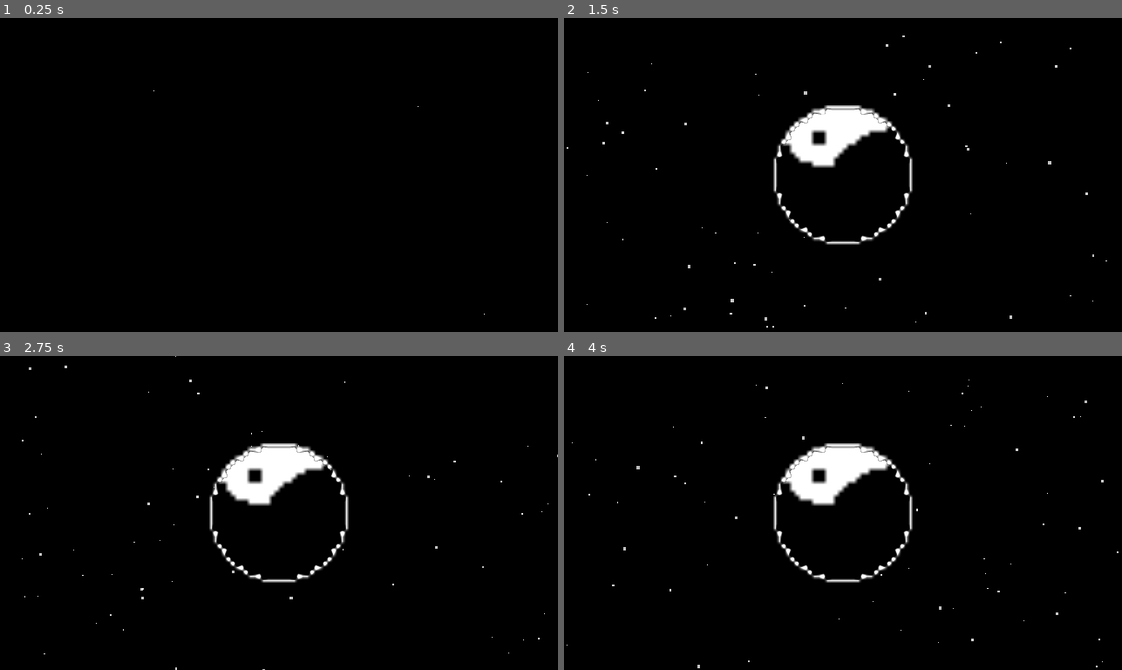
Above: before the commit, frames 1-4 (two rows, left to right).
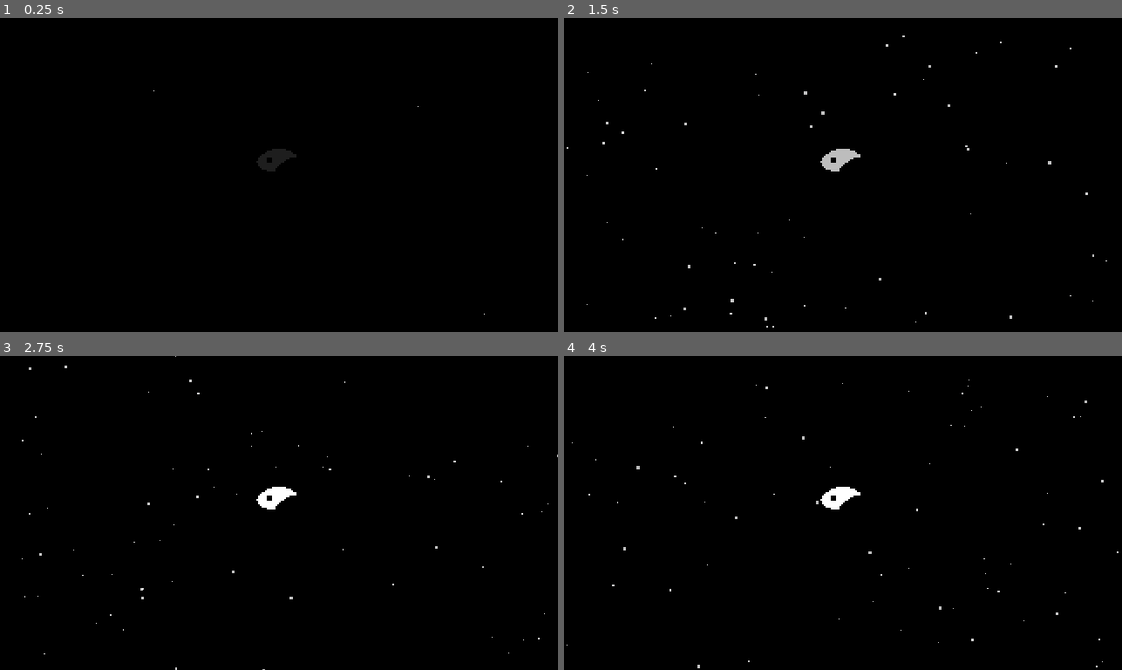
Above: after the commit, the same moments.

Repository: A-Tale-of-3-Souls/ATO3S
Game: Godot game, scene res://scenes/bootscreen.tscn
Two runs of this game, one before a commit and one after it. Both use one fixed random seed, a clock stepped at 60 frames per second and the inputs below.
Inputs:
- Up to frame 1 (0.25 s): no input
- Up to frame 2 (1.5 s): no input
- Up to frame 3 (2.75 s): no input
- Up to frame 4 (4 s): no input

The runs differ from the first frame. In frame 1, 0.3% of the frame differs, in the area x 45-54%, y 41-49%; in frame 2, 3.3%, in the area x 37-63%, y 27-73%; in frame 3, 3.2%; in frame 4, 3.3%.

Commit message:
Bootscreen, animation, logo scaling and centering

Diff:
--- a/ato3s/Scripts/GUI/bootscreen.gd
+++ b/ato3s/Scripts/GUI/bootscreen.gd
@@ -3,7 +3,7 @@
 var main_menu_scene = preload("res://scenes/main_menu.tscn")
 
 @onready var particles = $CPUParticles2D
-@onready var logo = $TextureRect
+@onready var logo = $Sprite2D
 
 @export var gravity = 100
 
@@ -29,8 +29,11 @@
 	_center_logo(window_size)
 
 func _center_logo(window_size) -> void:
-	var logo_size = logo.texture.get_size()
-	var logo_scale = logo.scale.x
+	#var logo_size = logo.texture.get_size()
+	#var logo_scale = logo.scale.x
 
 	# Imposta la posizione del logo in modo che sia centrato
-	logo.position = Vector2((window_size.x - logo_size.x * logo_scale) / 2, (window_size.y - logo_size.y*logo_scale) / 2)
+	#logo.position = Vector2((window_size.x - logo_size.x * logo_scale) / 2, (window_size.y - logo_size.y*logo_scale) / 2)
+	logo.position = Vector2(window_size.x / 2, window_size.y / 2)
+	logo.scale.x = window_size.x * 2 /640
+	logo.scale.y = window_size.x * 2 / 640
--- a/ato3s/Scripts/Global/SaveManager.gd
+++ b/ato3s/Scripts/Global/SaveManager.gd
@@ -3,6 +3,7 @@
 var save_data = SaveData.new()
 var save_name = "Save1.tres"
 var file_path = "res://Saves/"
+
 
 func save_game():
 	ResourceSaver.save(save_data, file_path+save_name)
@@ -13,7 +14,7 @@
 
 # Called when the node enters the scene tree for the first time.
 func _ready():
-	pass # Replace with function body.
+	pass
 
 # Called every frame. 'delta' is the elapsed time since the previous frame.
 func _process(delta):
--- a/ato3s/scenes/bootscreen.tscn
+++ b/ato3s/scenes/bootscreen.tscn
@@ -1,31 +1,37 @@
-[gd_scene load_steps=10 format=3 uid="uid://dn3vpr2ebc7lg"]
+[gd_scene load_steps=8 format=3 uid="uid://dn3vpr2ebc7lg"]
 
 [ext_resource type="Script" path="res://Scripts/GUI/bootscreen.gd" id="1_4v55a"]
 [ext_resource type="Texture2D" uid="uid://sxf44rundtbk" path="res://resources/gui/ato3s.png" id="2_j8lvt"]
-[ext_resource type="Shader" path="res://shaders/bootscreen.gdshader" id="2_yqldx"]
 
-[sub_resource type="Animation" id="Animation_o4ori"]
+[sub_resource type="Curve" id="Curve_idbe3"]
+_data = [Vector2(0, 0), 0.0, 0.0, 0, 0, Vector2(1, 1), 0.0, 0.0, 0, 0]
+point_count = 2
+
+[sub_resource type="Gradient" id="Gradient_ivdac"]
+colors = PackedColorArray(1, 1, 1, 1, 1, 1, 1, 0.737255)
+
+[sub_resource type="Animation" id="Animation_h2fxy"]
 resource_name = "fade_in"
-length = 5.0
+length = 2.0
 tracks/0/type = "value"
 tracks/0/imported = false
 tracks/0/enabled = true
-tracks/0/path = NodePath(".:modulate")
+tracks/0/path = NodePath("Sprite2D:modulate")
 tracks/0/interp = 1
 tracks/0/loop_wrap = true
 tracks/0/keys = {
-"times": PackedFloat32Array(0.0333333, 4.96667),
+"times": PackedFloat32Array(0, 2),
 "transitions": PackedFloat32Array(1, 1),
 "update": 0,
 "values": [Color(1, 1, 1, 0), Color(1, 1, 1, 1)]
 }
 
-[sub_resource type="Animation" id="Animation_dw5xf"]
+[sub_resource type="Animation" id="Animation_ptka2"]
 length = 0.001
 tracks/0/type = "value"
 tracks/0/imported = false
 tracks/0/enabled = true
-tracks/0/path = NodePath(".:modulate")
+tracks/0/path = NodePath("Sprite2D:modulate")
 tracks/0/interp = 1
 tracks/0/loop_wrap = true
 tracks/0/keys = {
@@ -35,34 +41,15 @@
 "values": [Color(1, 1, 1, 1)]
 }
 
-[sub_resource type="AnimationLibrary" id="AnimationLibrary_e6j2b"]
+[sub_resource type="AnimationLibrary" id="AnimationLibrary_h0ut3"]
 _data = {
-"RESET": SubResource("Animation_dw5xf"),
-"fade_in": SubResource("Animation_o4ori")
+"RESET": SubResource("Animation_ptka2"),
+"fade_in": SubResource("Animation_h2fxy")
 }
-
-[sub_resource type="Curve" id="Curve_idbe3"]
-_data = [Vector2(0, 0), 0.0, 0.0, 0, 0, Vector2(1, 1), 0.0, 0.0, 0, 0]
-point_count = 2
-
-[sub_resource type="Gradient" id="Gradient_ivdac"]
-colors = PackedColorArray(1, 1, 1, 1, 1, 1, 1, 0.737255)
-
-[sub_resource type="ShaderMaterial" id="ShaderMaterial_scoef"]
-shader = ExtResource("2_yqldx")
-shader_parameter/width = 0.968
-shader_parameter/outline_color = Color(1, 1, 1, 0)
 
 [node name="Bootscreen" type="CanvasLayer"]
 script = ExtResource("1_4v55a")
 gravity = 200
-
-[node name="AnimationPlayer" type="AnimationPlayer" parent="."]
-root_node = NodePath("../TextureRect")
-libraries = {
-"": SubResource("AnimationLibrary_e6j2b")
-}
-speed_scale = 0.286
 
 [node name="ColorRect" type="ColorRect" parent="."]
 anchors_preset = 15
@@ -89,21 +76,13 @@
 scale_amount_curve = SubResource("Curve_idbe3")
 color_ramp = SubResource("Gradient_ivdac")
 
-[node name="TextureRect" type="TextureRect" parent="."]
-self_modulate = Color(1, 1, 1, 0)
-material = SubResource("ShaderMaterial_scoef")
-anchors_preset = 8
-anchor_left = 0.5
-anchor_top = 0.5
-anchor_right = 0.5
-anchor_bottom = 0.5
-offset_left = -16.0
-offset_top = -16.0
-offset_right = 16.0
-offset_bottom = 16.0
-grow_horizontal = 2
-grow_vertical = 2
-scale = Vector2(5, 5)
-size_flags_horizontal = 4
-size_flags_vertical = 4
+[node name="AnimationPlayer" type="AnimationPlayer" parent="."]
+libraries = {
+"": SubResource("AnimationLibrary_h0ut3")
+}
+
+[node name="Sprite2D" type="Sprite2D" parent="."]
+texture_filter = 1
+position = Vector2(319, 169)
+scale = Vector2(2, 2)
 texture = ExtResource("2_j8lvt")
